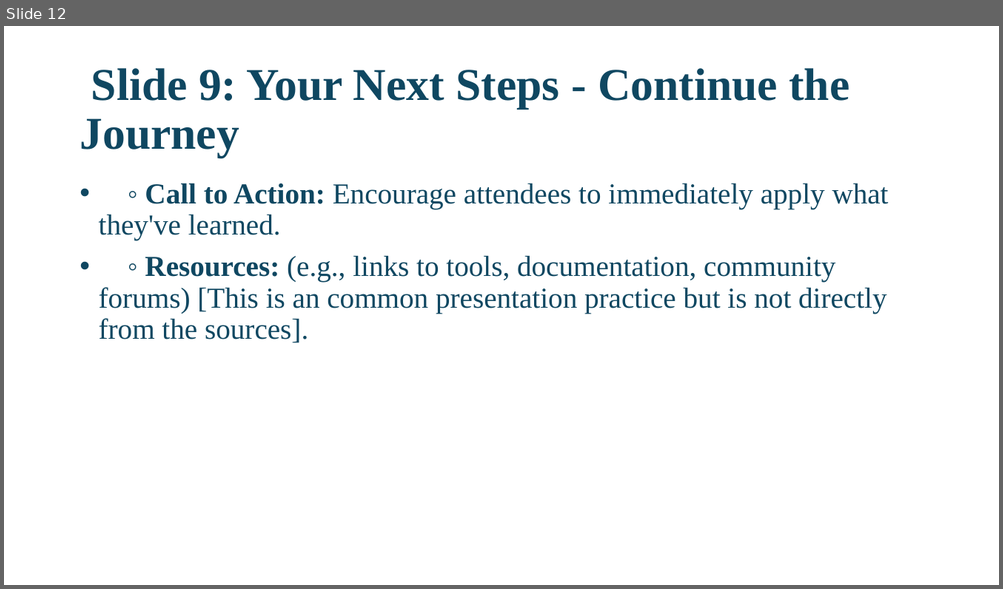
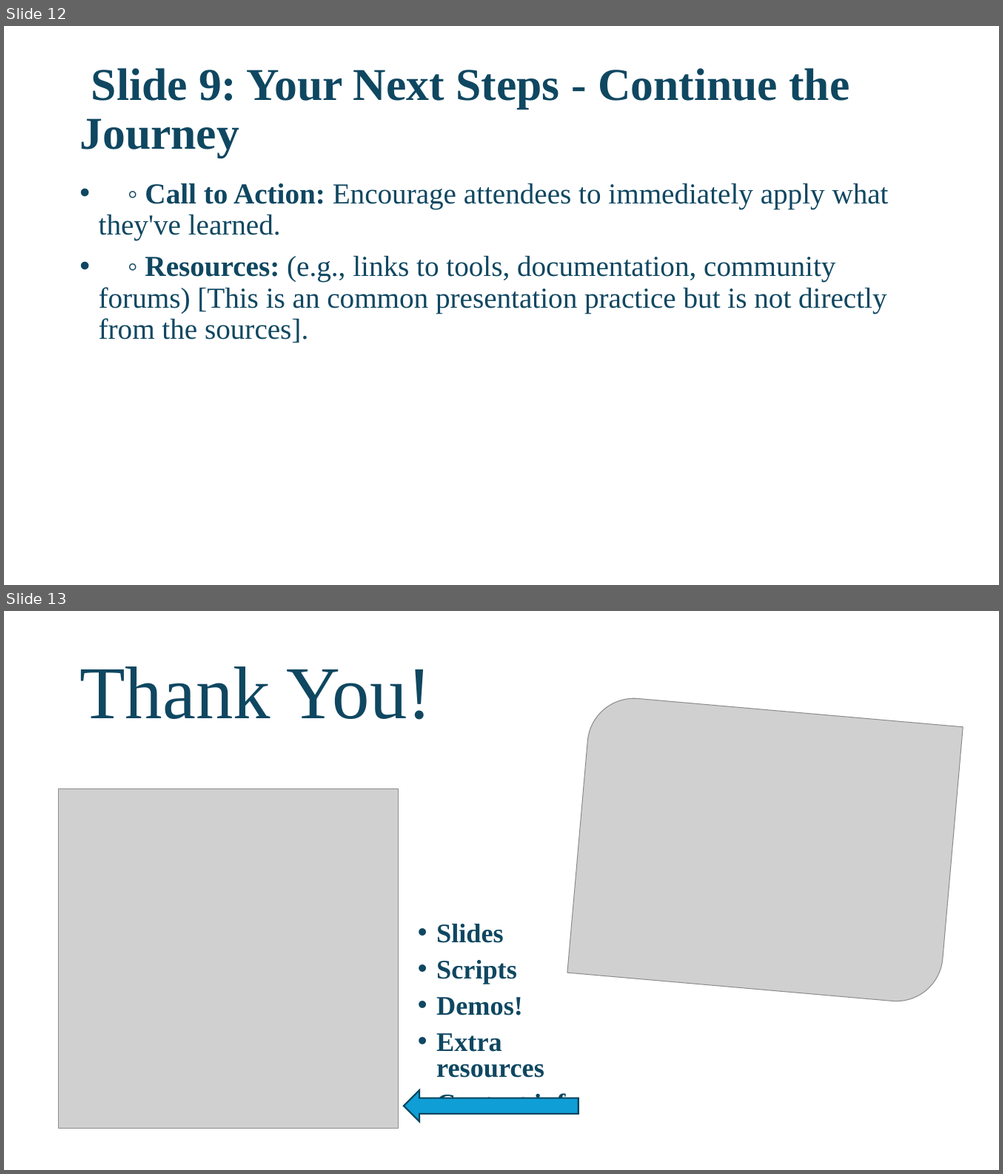
Before and after one commit to David-Seis/Presentations, a slide deck: Sessions/Building a Bulletproof SQL Server Development Environment/2025-07-19 - SQLSATSF/Bulletproof Dev Env.pptx. Shown one above the other, each under a label of ours: slide 12 before the commit, slides 12 and 13 after it. The pictures are 1003x589 and 1003x1174 pixels, drawn with LibreOffice and Linux fonts; fonts in the diff are those of the drawing; grey boxes stand for pictures. Boxes give left, top, right and bottom in pixels: in the first picture for what was removed or moved away, otherwise in the second. Text is boxed around its words. In the diff, an @@ line names an element or a change of style, - is before the commit and + after.

```diff
--- a/Sessions/Building a Bulletproof SQL Server Development Environment/2025-07-19 - SQLSATSF/Bulletproof Dev Env.pptx
+++ b/Sessions/Building a Bulletproof SQL Server Development Environment/2025-07-19 - SQLSATSF/Bulletproof Dev Env.pptx
@@ slide 13 added at (4,611,999,1170), background #FFFFFF @@
@@ title added at (79,667,432,720), 72 pt, text #0F4761 @@
+Thank You!
@@ picture added at (567,695,962,1005) @@
@@ picture added at (59,789,398,1129) @@
@@ text added at (436,923,578,1119), 25.9 pt, text #0F4761, bold @@
+• Slides
+• Scripts
+• Demos!
+• Extra resources
+• Contact info
@@ left arrow added at (404,1091,578,1122), fill #0F9ED5, outline #07455D 1.5 pt @@
```
Also in this commit, not shown: 1 slide removed, 2 other files.
